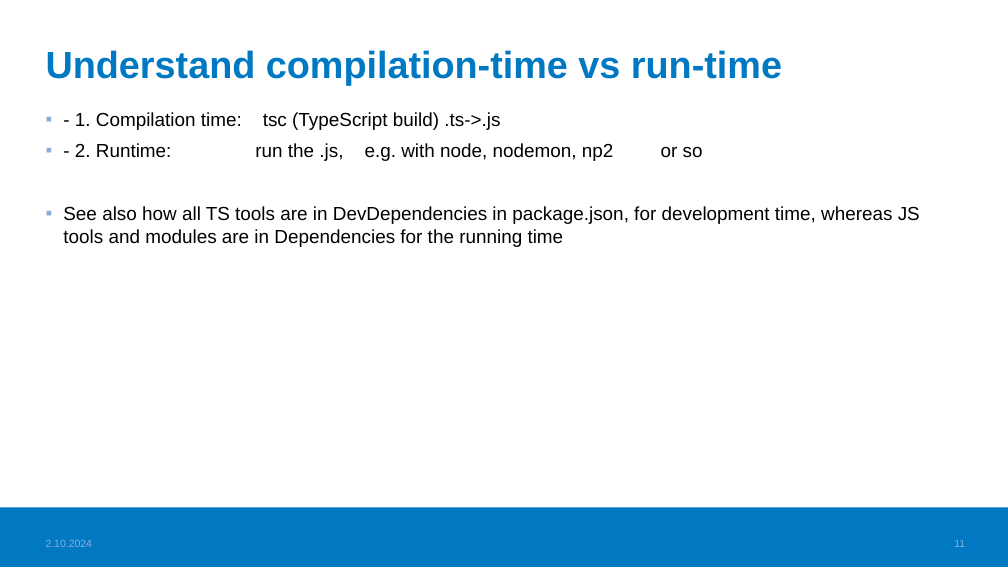
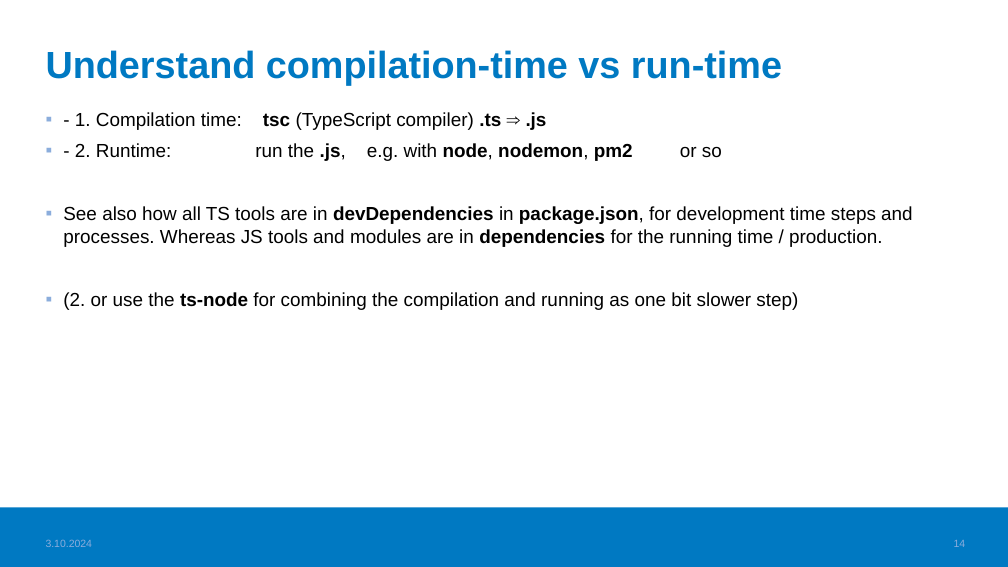
Before and after one commit to valju/JS_ES_Features, a slide deck: slide 14 of TS_basics/TypeScript_usage_understood.pptx (slide 11 before the commit). Drawn at 1008x567 pixels with LibreOffice and Linux fonts; fonts in the diff are those of the drawing; background and template pictures are left out. Boxes give left, top, right and bottom in pixels: in the first picture for what was removed or moved away, otherwise in the second. Text is boxed around its words. In the diff, an @@ line names an element or a change of style, - is before the commit and + after.

```diff
--- a/TS_basics/TypeScript_usage_understood.pptx
+++ b/TS_basics/TypeScript_usage_understood.pptx
@@ text at <box>63,112,913,310</box>: text changed @@
-▪ - 1. Compilation time: tsc (TypeScript build) .ts->.js
-▪ - 2. Runtime: run the .js, e.g. with node, nodemon, np2 or so
-▪ See also how all TS tools are in DevDependencies in package.json, for development time, whereas JS tools and modules are in Dependencies for the running time
+▪ - 1. Compilation time: tsc (TypeScript compiler) .ts ⇒ .js
+▪ - 2. Runtime: run the .js, e.g. with node, nodemon, pm2 or so
+▪ See also how all TS tools are in devDependencies in package.json, for development time steps and processes. Whereas JS tools and modules are in dependencies for the running time / production.
+▪ (2. or use the ts-node for combining the compilation and running as one bit slower step)
@@ page number at <box>954,540,966,547</box>: text changed @@
-11
+14
```
Also in this commit, not shown: 11 other slides changed, 2 slides added, 2 other files.
